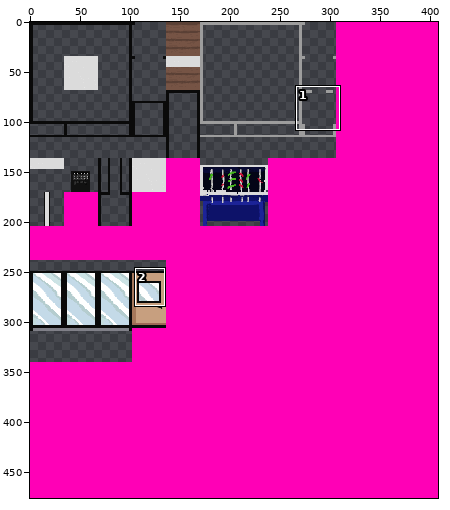
A sprite sheet gets an edit: tileset_32x32.png. Above, an overview of the earlier version with the close-up marked.
Close-up. Before:
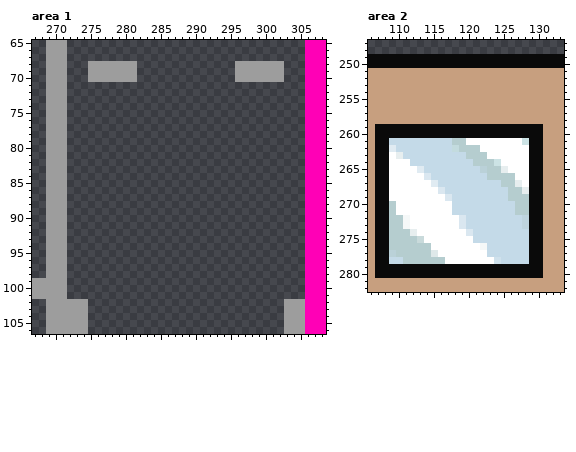
The file is 408x476 pixels. Pixels under 10% opacity are left out. Colours within 5 levels of each other are drawn and written as one. Shown: area 1: x 267..308, y 65..106; area 2: x 106..133, y 247..282. The commit also changed other parts of the picture, which this record leaves out.
The result:
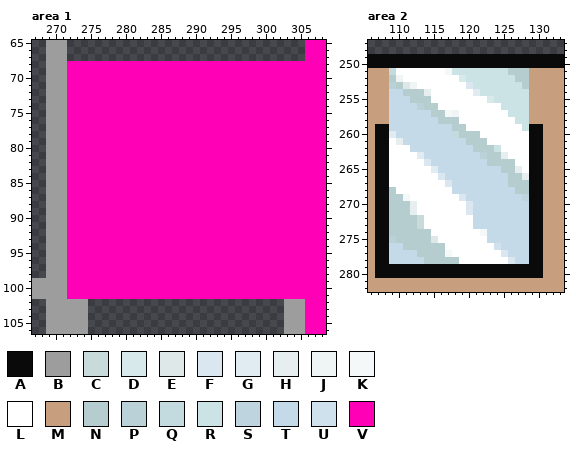
Palette (. is transparent): A #0a0a0a  B #9d9d9d  C #c9dadb  D #d7e9ea  E #dee8e9  F #dae7f0  G #e0ebf2  H #e7eeef  J #eff4f4  K #f5f8f8  L #ffffff  M #c79f7f  N #b5cdcf  P #bad1d8  Q #c3dbde  R #cce3e5  S #bed4de  T #c4dae8  U #cfe1ec  V #ff00b6
The edit:
--- area 1
@@ x 267..308 @@
  67 ..BBB..................................VVV
- 68 ..BBB...BBBBBBB..............BBBBBBB...VVV
- 69 ..BBB...BBBBBBB..............BBBBBBB...VVV
- 70 ..BBB...BBBBBBB..............BBBBBBB...VVV
- 71 ..BBB..................................VVV
- 72 ..BBB..................................VVV
- 73 ..BBB..................................VVV
- 74 ..BBB..................................VVV
- 75 ..BBB..................................VVV
- 76 ..BBB..................................VVV
- 77 ..BBB..................................VVV
- 78 ..BBB..................................VVV
- 79 ..BBB..................................VVV
- 80 ..BBB..................................VVV
- 81 ..BBB..................................VVV
- 82 ..BBB..................................VVV
- 83 ..BBB..................................VVV
- 84 ..BBB..................................VVV
- 85 ..BBB..................................VVV
- 86 ..BBB..................................VVV
- 87 ..BBB..................................VVV
- 88 ..BBB..................................VVV
- 89 ..BBB..................................VVV
- 90 ..BBB..................................VVV
- 91 ..BBB..................................VVV
- 92 ..BBB..................................VVV
- 93 ..BBB..................................VVV
- 94 ..BBB..................................VVV
- 95 ..BBB..................................VVV
- 96 ..BBB..................................VVV
- 97 ..BBB..................................VVV
- 98 ..BBB..................................VVV
- 99 BBBBB..................................VVV
-100 BBBBB..................................VVV
-101 BBBBB..................................VVV
+ 68 ..BBBVVVVVVVVVVVVVVVVVVVVVVVVVVVVVVVVVVVVV
+ 69 ..BBBVVVVVVVVVVVVVVVVVVVVVVVVVVVVVVVVVVVVV
+ 70 ..BBBVVVVVVVVVVVVVVVVVVVVVVVVVVVVVVVVVVVVV
+ 71 ..BBBVVVVVVVVVVVVVVVVVVVVVVVVVVVVVVVVVVVVV
+ 72 ..BBBVVVVVVVVVVVVVVVVVVVVVVVVVVVVVVVVVVVVV
+ 73 ..BBBVVVVVVVVVVVVVVVVVVVVVVVVVVVVVVVVVVVVV
+ 74 ..BBBVVVVVVVVVVVVVVVVVVVVVVVVVVVVVVVVVVVVV
+ 75 ..BBBVVVVVVVVVVVVVVVVVVVVVVVVVVVVVVVVVVVVV
+ 76 ..BBBVVVVVVVVVVVVVVVVVVVVVVVVVVVVVVVVVVVVV
+ 77 ..BBBVVVVVVVVVVVVVVVVVVVVVVVVVVVVVVVVVVVVV
+ 78 ..BBBVVVVVVVVVVVVVVVVVVVVVVVVVVVVVVVVVVVVV
+ 79 ..BBBVVVVVVVVVVVVVVVVVVVVVVVVVVVVVVVVVVVVV
+ 80 ..BBBVVVVVVVVVVVVVVVVVVVVVVVVVVVVVVVVVVVVV
+ 81 ..BBBVVVVVVVVVVVVVVVVVVVVVVVVVVVVVVVVVVVVV
+ 82 ..BBBVVVVVVVVVVVVVVVVVVVVVVVVVVVVVVVVVVVVV
+ 83 ..BBBVVVVVVVVVVVVVVVVVVVVVVVVVVVVVVVVVVVVV
+ 84 ..BBBVVVVVVVVVVVVVVVVVVVVVVVVVVVVVVVVVVVVV
+ 85 ..BBBVVVVVVVVVVVVVVVVVVVVVVVVVVVVVVVVVVVVV
+ 86 ..BBBVVVVVVVVVVVVVVVVVVVVVVVVVVVVVVVVVVVVV
+ 87 ..BBBVVVVVVVVVVVVVVVVVVVVVVVVVVVVVVVVVVVVV
+ 88 ..BBBVVVVVVVVVVVVVVVVVVVVVVVVVVVVVVVVVVVVV
+ 89 ..BBBVVVVVVVVVVVVVVVVVVVVVVVVVVVVVVVVVVVVV
+ 90 ..BBBVVVVVVVVVVVVVVVVVVVVVVVVVVVVVVVVVVVVV
+ 91 ..BBBVVVVVVVVVVVVVVVVVVVVVVVVVVVVVVVVVVVVV
+ 92 ..BBBVVVVVVVVVVVVVVVVVVVVVVVVVVVVVVVVVVVVV
+ 93 ..BBBVVVVVVVVVVVVVVVVVVVVVVVVVVVVVVVVVVVVV
+ 94 ..BBBVVVVVVVVVVVVVVVVVVVVVVVVVVVVVVVVVVVVV
+ 95 ..BBBVVVVVVVVVVVVVVVVVVVVVVVVVVVVVVVVVVVVV
+ 96 ..BBBVVVVVVVVVVVVVVVVVVVVVVVVVVVVVVVVVVVVV
+ 97 ..BBBVVVVVVVVVVVVVVVVVVVVVVVVVVVVVVVVVVVVV
+ 98 ..BBBVVVVVVVVVVVVVVVVVVVVVVVVVVVVVVVVVVVVV
+ 99 BBBBBVVVVVVVVVVVVVVVVVVVVVVVVVVVVVVVVVVVVV
+100 BBBBBVVVVVVVVVVVVVVVVVVVVVVVVVVVVVVVVVVVVV
+101 BBBBBVVVVVVVVVVVVVVVVVVVVVVVVVVVVVVVVVVVVV
 102 ..BBBBBB............................BBBVVV
--- area 2
@@ x 106..133 @@
 250 AAAAAAAAAAAAAAAAAAAAAAAAAAAA
-251 MMMMMMMMMMMMMMMMMMMMMMMMMMMM
-252 MMMMMMMMMMMMMMMMMMMMMMMMMMMM
-253 MMMMMMMMMMMMMMMMMMMMMMMMMMMM
-254 MMMMMMMMMMMMMMMMMMMMMMMMMMMM
-255 MMMMMMMMMMMMMMMMMMMMMMMMMMMM
-256 MMMMMMMMMMMMMMMMMMMMMMMMMMMM
-257 MMMMMMMMMMMMMMMMMMMMMMMMMMMM
-258 MMMMMMMMMMMMMMMMMMMMMMMMMMMM
-259 MAAAAAAAAAAAAAAAAAAAAAAAAMMM
-260 MAAAAAAAAAAAAAAAAAAAAAAAAMMM
-261 MAATTTTTTTTTNNLLLLLLLLRAAMMM
-262 MAAGTTTTTTTTQNNNLLLLLLLAAMMM
-263 MAALHTTTTTTTTTNNNLLLLLLAAMMM
-264 MAALLLTTTTTTTTTNNNRLLLLAAMMM
-265 MAALLLLGTTTTTTTTPNNHLLLAAMMM
-266 MAALLLLLFTTTTTTTTNNNNLLAAMMM
-267 MAALLLLLLGTTTTTTTTTNNHLAAMMM
-268 MAALLLLLLLFTTTTTTTTTNNHAAMMM
-269 MAALLLLLLLLFTTTTTTTTNNNAAMMM
-270 MAANLLLLLLLLTTTTTTTTTNNAAMMM
-271 MAANLLLLLLLLTTTTTTTTTNNAAMMM
-272 MAANNKLLLLLLLFTTTTTTTTSAAMMM
-273 MAANNKLLLLLLLFTTTTTTTTSAAMMM
-274 MAANNNHLLLLLLLFTTTTTTTTAAMMM
-275 MAANNNNCLLLLLLLTTTTTTTTAAMMM
-276 MAANNNNNNLLLLLLLKTTTTTTAAMMM
-277 MAAPNNNNNELLLLLLLTTTTTTAAMMM
-278 MAATTNNNNNNLLLLLLLUTTTTAAMMM
+251 MMMQLLLLLLLKRRRRRRRRNNNMMMMM
+252 MMMNJLLLLLLLLDRRRRRRRNNMMMMM
+253 MMMPNEJLLLLLLLFRRRRRRRNMMMMM
+254 MMMTTNNNHLLLLLLGRRRRRRRMMMMM
+255 MMMTTTNNNLLLLLLLLDRRRRRMMMMM
+256 MMMTTTTPNNLLLLLLLLLRRRRMMMMM
+257 MMMTTTTTTNNKJLLLLLLLRRRMMMMM
+258 MMMTTTTTTTNNNLLLLLLLLRRMMMMM
+259 MAATTTTTTTTTNNLLLLLLLLRAAMMM
+260 MAAGTTTTTTTTQNNNLLLLLLLAAMMM
+261 MAALHTTTTTTTTTNNNLLLLLLAAMMM
+262 MAALLLTTTTTTTTTNNNRLLLLAAMMM
+263 MAALLLLGTTTTTTTTPNNHLLLAAMMM
+264 MAALLLLLFTTTTTTTTNNNNLLAAMMM
+265 MAALLLLLLGTTTTTTTTTNNHLAAMMM
+266 MAALLLLLLLFTTTTTTTTTNNHAAMMM
+267 MAALLLLLLLLFTTTTTTTTNNNAAMMM
+268 MAANLLLLLLLLTTTTTTTTTNNAAMMM
+269 MAANNKLLLLLLLFTTTTTTTTSAAMMM
+270 MAANNNHLLLLLLLFTTTTTTTTAAMMM
+271 MAANNNHLLLLLLLFTTTTTTTTAAMMM
+272 MAANNNNCLLLLLLLTTTTTTTTAAMMM
+273 MAANNNNCLLLLLLLTTTTTTTTAAMMM
+274 MAANNNNNNLLLLLLLKTTTTTTAAMMM
+275 MAAPNNNNNELLLLLLLTTTTTTAAMMM
+276 MAATTNNNNNNLLLLLLLUTTTTAAMMM
+277 MAATTTTNNNNKLLLLLLLFTTTAAMMM
+278 MAATTTTTNNNNNLLLLLLLFTTAAMMM
 279 MAAAAAAAAAAAAAAAAAAAAAAAAMMM
Where, in picture pixels (left, top, right, bottom), the same in both close-ups:
changed: (67, 61, 305, 299)
changed: (389, 68, 529, 264)
